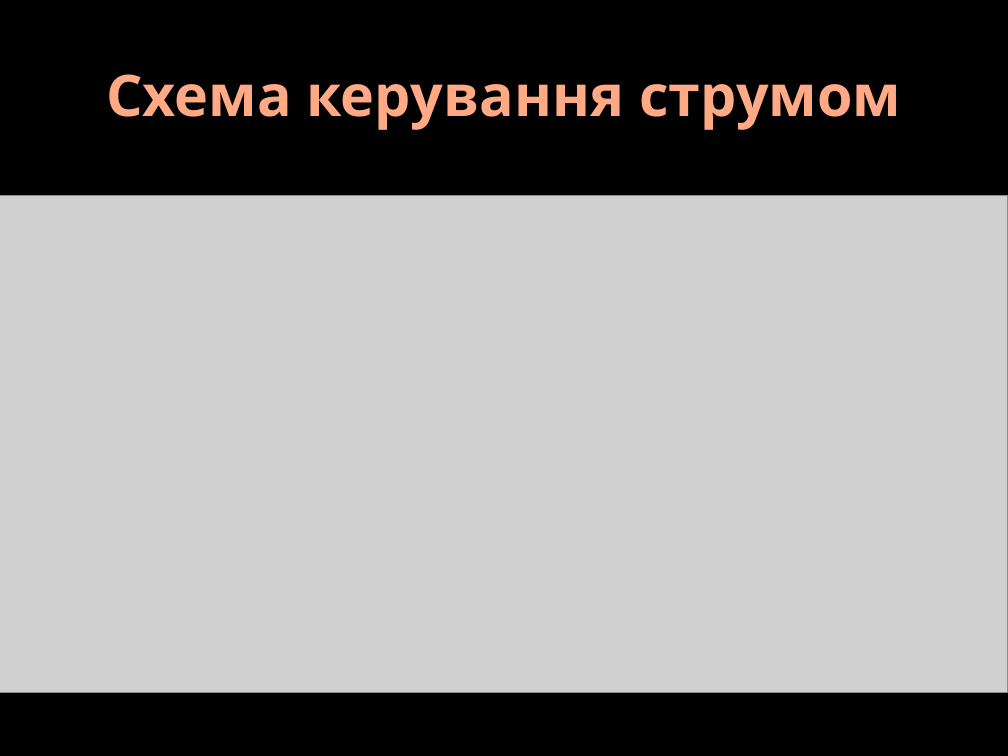
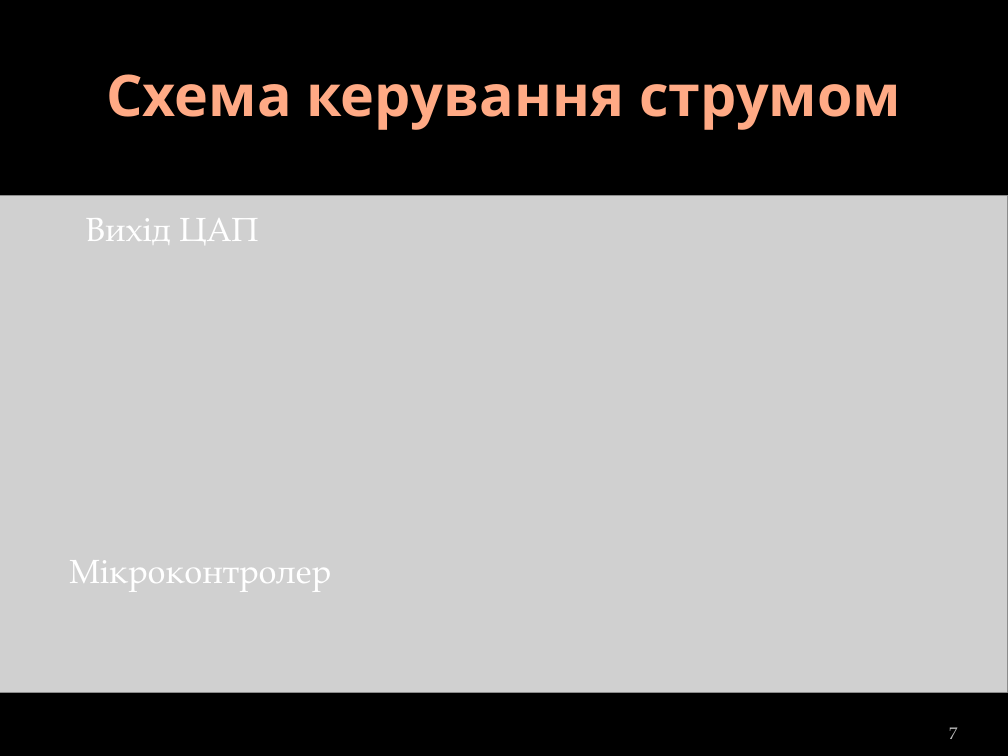
Before and after one commit to DoctorScrept/Temp, a slide deck: slide 7 of Report/DiplomReport.pptx. Drawn at 1008x756 pixels with LibreOffice and Linux fonts; fonts in the diff are those of the drawing; grey boxes stand for pictures; background and template pictures are left out. Boxes give left, top, right and bottom in pixels: in the first picture for what was removed or moved away, otherwise in the second. Text is boxed around its words. In the diff, an @@ line names an element or a change of style, - is before the commit and + after.

```diff
--- a/Report/DiplomReport.pptx
+++ b/Report/DiplomReport.pptx
@@ text added at bbox=[85, 218, 258, 243], 24 pt, text #FFFFFF @@
+Вихід ЦАП
@@ text added at bbox=[69, 560, 331, 592], 24 pt, text #FFFFFF @@
+Мікроконтролер
@@ page number added at bbox=[949, 727, 957, 739], 12 pt, text #BDBDBD @@
+7
```
Also in this commit, not shown: 12 other slides changed, 8 slides removed, 5 other files.
